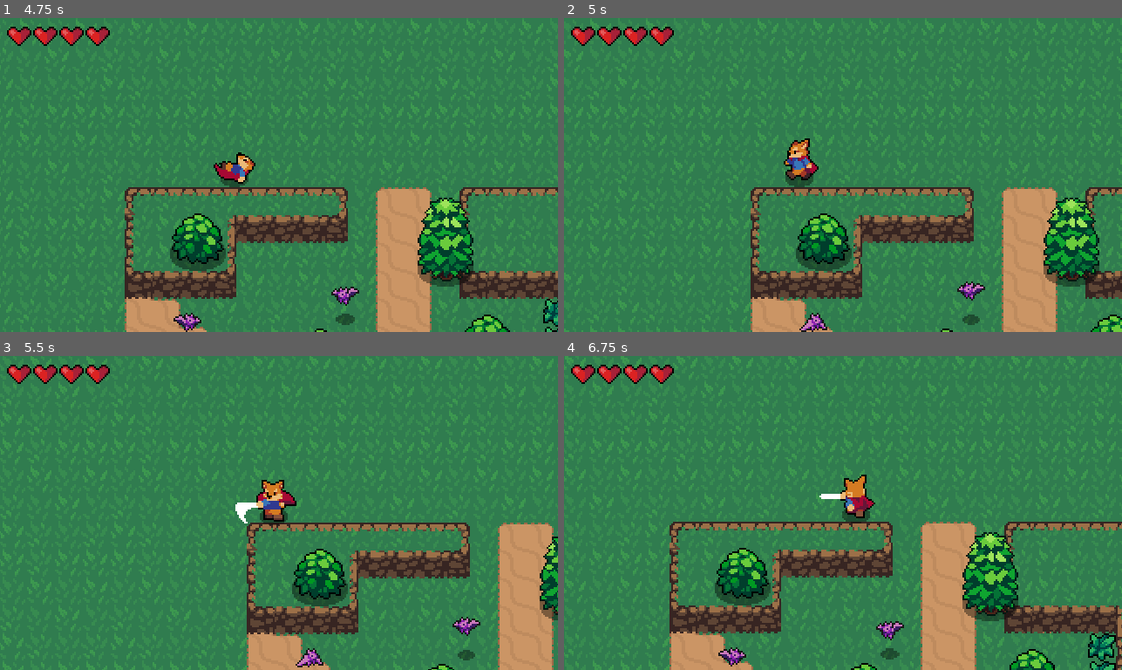
Above: before the commit, frames 1-4 (two rows, left to right).
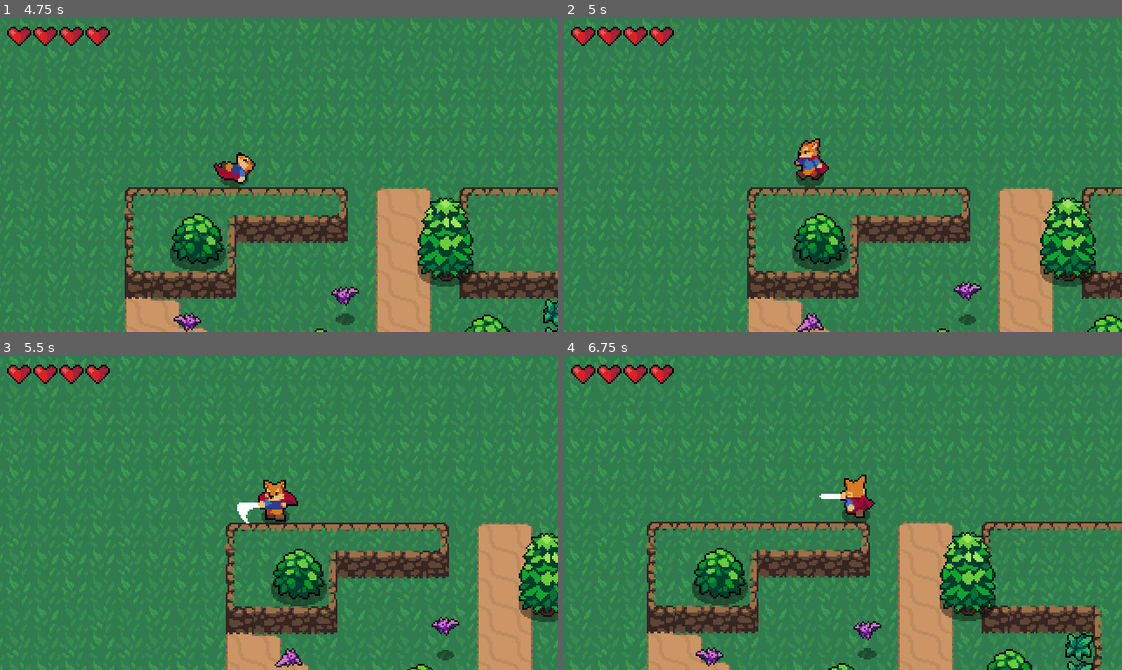
Above: after the commit, the same moments.

Repository: geopopos/actionrpgheartbeat
Game: Godot game, scene res://World.tscn
Two runs of this game, one before a commit and one after it. Both use one fixed random seed, a clock stepped at 60 frames per second and the inputs below.
Inputs:
- Up to frame 1 (4.75 s): hold Right (ui_right) 0.53-1.28 s; tap J (attack) at 0.6, 1.55, 2.1, 3.05, 3.6, 4.55 s; tap K (roll) at 0.8, 1.35, 2.3, 2.85, 3.8, 4.35 s; hold Down (ui_down) 1.28-2.03 s; hold Right (ui_right) 2.03-2.78 s; hold Up (ui_up) 2.78-3.53 s; hold Left (ui_left) from 3.53 s (still down)
- Up to frame 2 (5 s): keep holding Left (ui_left)
- Up to frame 3 (5.5 s): release Left (ui_left) at 5.03 s; hold Down (ui_down) from 5.03 s (still down); tap J (attack) at 5.1 s; tap K (roll) at 5.3 s
- Up to frame 4 (6.75 s): release Down (ui_down) at 5.78 s; hold Right (ui_right) 5.78-6.53 s; tap K (roll) at 5.85 s; tap J (attack) at 6.05, 6.6 s; hold Up (ui_up) from 6.53 s (still down)

Frame 1 is identical in both runs. In frame 2, 18% of the frame differs, in the area x 0-100%, y 0-100%; in frame 3, 22%; in frame 4, 27%.

Commit message:
updated animation for RollLeft. Was calling method attack_animation_finished updated to call roll_animation_finished

Diff:
--- a/Player/Player.gd
+++ b/Player/Player.gd
@@ -78,7 +78,9 @@
 	velocity = Vector2.ZERO
 	animationState.travel("Attack")
 
+# called via a method call inside the attack animations in the AnimationPlayer
 func attack_animation_finished():
+	print("attack animation finished")
 	state = MOVE
 
 func move():
@@ -89,7 +91,9 @@
 	animationState.travel("Roll")
 	move()
 
+# called via a method call inside the roll animations in the AnimationPlayer
 func roll_animation_finished():
+	print("roll animation finished")
 	velocity = Vector2.ZERO
 	hurtbox_collision.set_deferred("disabled", false)
 	state = MOVE
--- a/Player/Player.tscn
+++ b/Player/Player.tscn
@@ -32,7 +32,7 @@
 tracks/1/imported = false
 tracks/1/enabled = true
 tracks/1/keys = {
-"times": PoolRealArray( 0.398176 ),
+"times": PoolRealArray( 0.4 ),
 "transitions": PoolRealArray( 1 ),
 "values": [ {
 "args": [  ],
@@ -425,7 +425,7 @@
 "transitions": PoolRealArray( 1 ),
 "values": [ {
 "args": [  ],
-"method": "attack_animation_finished"
+"method": "roll_animation_finished"
 } ]
 }
 
